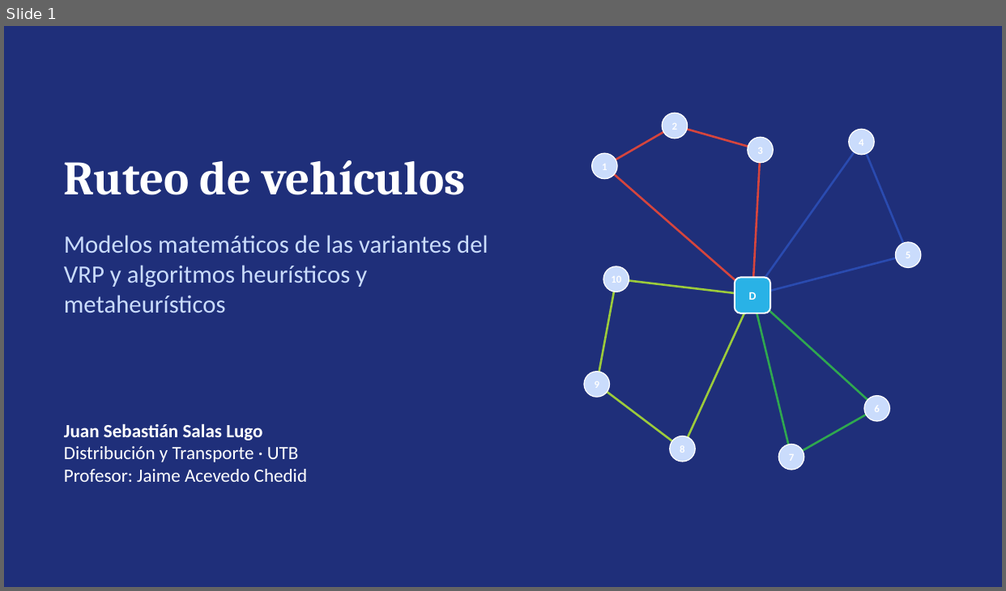
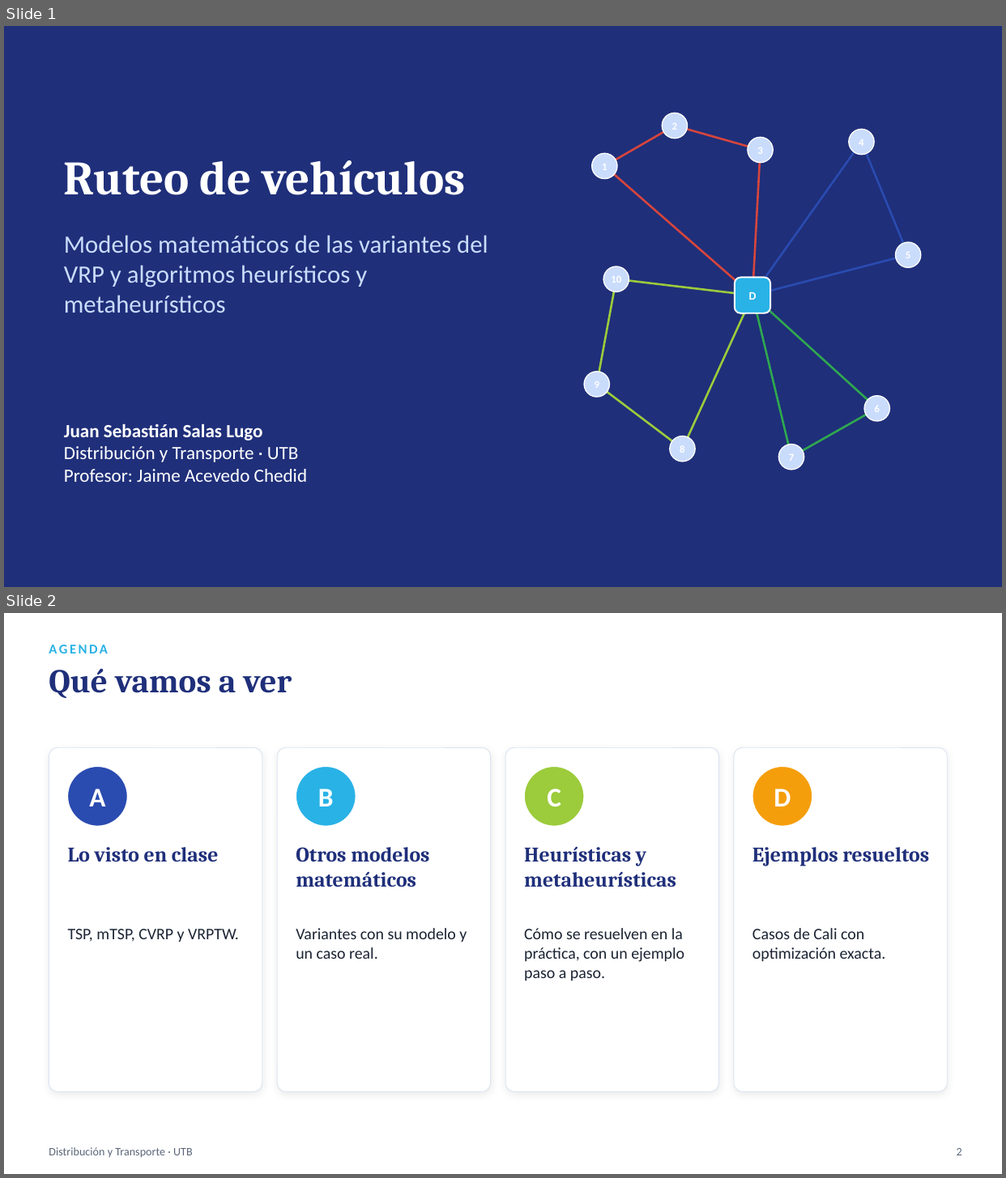
Before and after one commit to sebastianslg/grafosapp, a slide deck: Exposicion_Ruteo_de_Vehiculos.pptx. Shown one above the other, each under a label of ours: slide 1 before the commit, slides 1 and 2 after it. The pictures are 1006x591 and 1006x1178 pixels, drawn with LibreOffice and Linux fonts; fonts in the diff are those of the drawing. Boxes give left, top, right and bottom in pixels: in the first picture for what was removed or moved away, otherwise in the second. Text is boxed around its words. In the diff, an @@ line names an element or a change of style, - is before the commit and + after.

```diff
--- a/Exposicion_Ruteo_de_Vehiculos.pptx
+++ b/Exposicion_Ruteo_de_Vehiculos.pptx
@@ slide 2 added at <box>4,613,1002,1174</box>, background #FFFFFF @@
@@ text added at <box>49,645,108,653</box>, 13 pt, text #29B2E6, bold @@
+AGENDA
@@ text added at <box>49,668,292,698</box>, 32 pt, text #1F2F7A, bold @@
+Qué vamos a ver
@@ rounded rectangle added at <box>49,747,262,1093</box>, fill #FFFFFF, outline #DCE4F2 0.75 pt @@
@@ rounded rectangle added at <box>277,747,491,1093</box>, fill #FFFFFF, outline #DCE4F2 0.75 pt @@
@@ rounded rectangle added at <box>505,747,719,1093</box>, fill #FFFFFF, outline #DCE4F2 0.75 pt @@
@@ rounded rectangle added at <box>734,747,948,1093</box>, fill #FFFFFF, outline #DCE4F2 0.75 pt @@
@@ ellipse added at <box>68,766,127,826</box>, fill #2A4BB0, outline #FFFFFF 1 pt @@
@@ ellipse added at <box>296,766,356,826</box>, fill #29B2E6, outline #FFFFFF 1 pt @@
@@ ellipse added at <box>524,766,584,826</box>, fill #9CCB3B, outline #FFFFFF 1 pt @@
@@ ellipse added at <box>752,766,812,826</box>, fill #F59E0B, outline #FFFFFF 1 pt @@
@@ text added at <box>89,789,105,807</box>, 26 pt, text #FFFFFF, bold @@
+A
@@ text added at <box>318,789,334,807</box>, 26 pt, text #FFFFFF, bold @@
+B
@@ text added at <box>547,789,561,807</box>, 26 pt, text #FFFFFF, bold @@
+C
@@ text added at <box>774,789,791,807</box>, 26 pt, text #FFFFFF, bold @@
+D
@@ text added at <box>68,847,219,862</box>, 20 pt, text #1F2F7A, bold @@
+Lo visto en clase
@@ text added at <box>296,847,429,887</box>, 20 pt, text #1F2F7A, bold @@
+Otros modelos matemáticos
@@ text added at <box>524,846,676,888</box>, 20 pt, text #1F2F7A, bold @@
+Heurísticas y metaheurísticas
@@ text added at <box>752,847,929,866</box>, 20 pt, text #1F2F7A, bold @@
+Ejemplos resueltos
@@ text added at <box>296,928,467,959</box>, 15.5 pt, text #1B2433 @@
+Variantes con su modelo y un caso real.
@@ text added at <box>524,928,684,982</box>, 15.5 pt, text #1B2433 @@
+Cómo se resuelven en la práctica, con un ejemplo paso a paso.
@@ text added at <box>752,928,886,962</box>, 15.5 pt, text #1B2433 @@
+Casos de Cali con optimización exacta.
@@ text added at <box>68,929,239,943</box>, 15.5 pt, text #1B2433 @@
+TSP, mTSP, CVRP y VRPTW.
@@ text added at <box>49,1148,193,1158</box>, 11 pt, text #5B667A @@
+Distribución y Transporte · UTB
@@ text added at <box>957,1148,962,1156</box>, 11 pt, text #5B667A @@
+2
```
Also in this commit, not shown: 13 slides changed, 19 other slides added, 1 other file.
